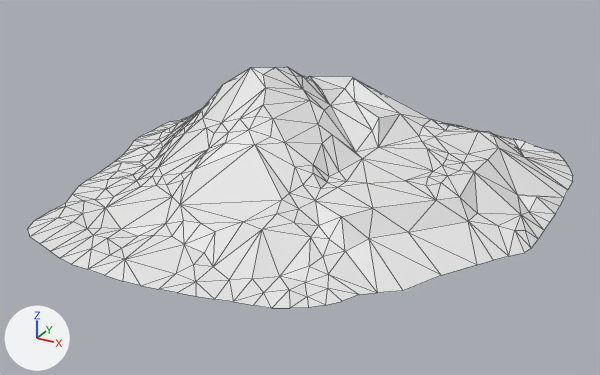
Before and after pictures for a commit that changed the Blender file level.blend.
Before and after are seen from a 50 mm camera at (245.0, -517.0, 238.0) aimed at (-19.0, -38.0, -1.0). Arrows for +X, +Y and +Z are at lower left; the lights stay in place. Mesh edges are drawn as thin lines.

Names of what the first picture shows: 'Spawn'.
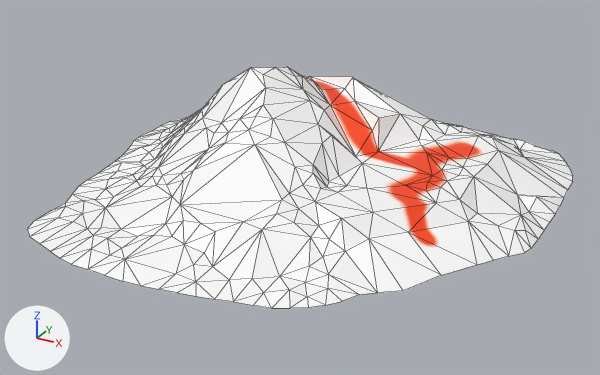
Boxes (x1, y1, x2, y2) around the edits, measured in the pictures (600 x 375 px):
'Spawn', recoloured: (27, 67, 573, 308) in both

Edits to the bpy script that builds the scene:
```text
Add img_spawn_base_color:
    img_spawn_base_color = load_image('Spawn Base Color', '_unpacked/Spawn_Base_Color', 1024, 1024, 'sRGB')
Add mat_material_001:
    mat_material_001 = principled_material('Material.001')
    mat_material_001.texture = img_spawn_base_color
Change me_plane:
    where me_plane.from_pydata(...)  # 371 vertices, 652 faces; spans x -1.02..-0.128, y -0.566..0.399, z 0.038..0.244
    add me_plane.materials.append(mat_material_001)  # picture img_spawn_base_color
```
